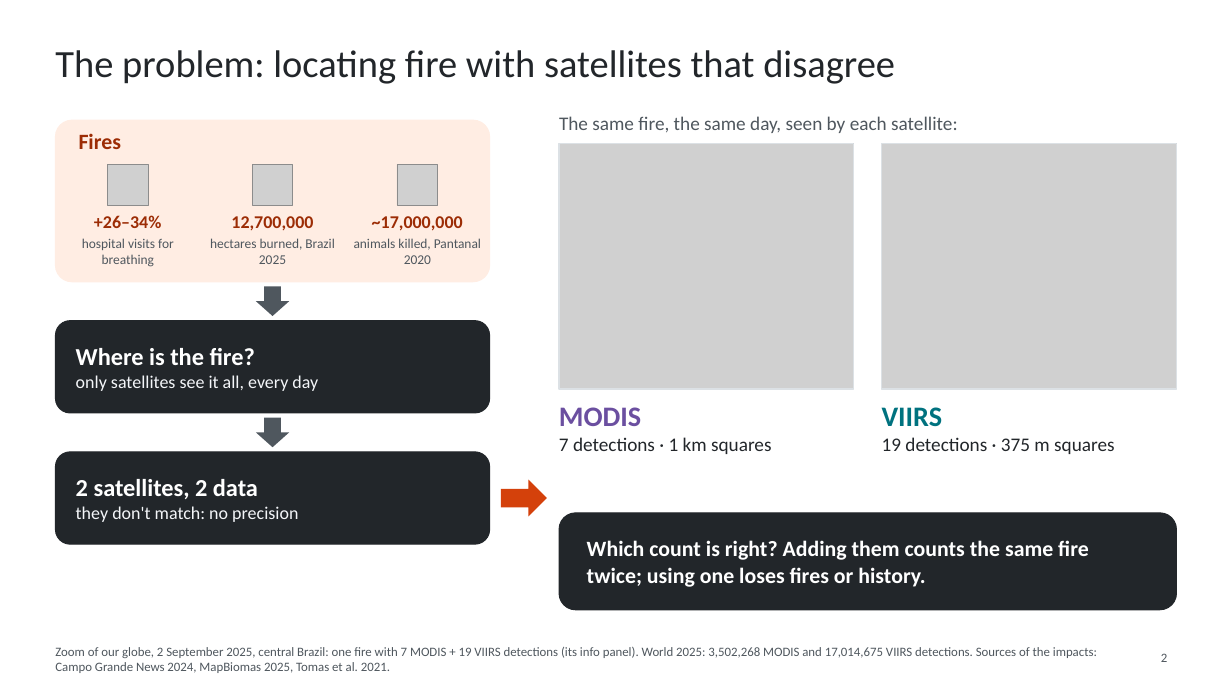
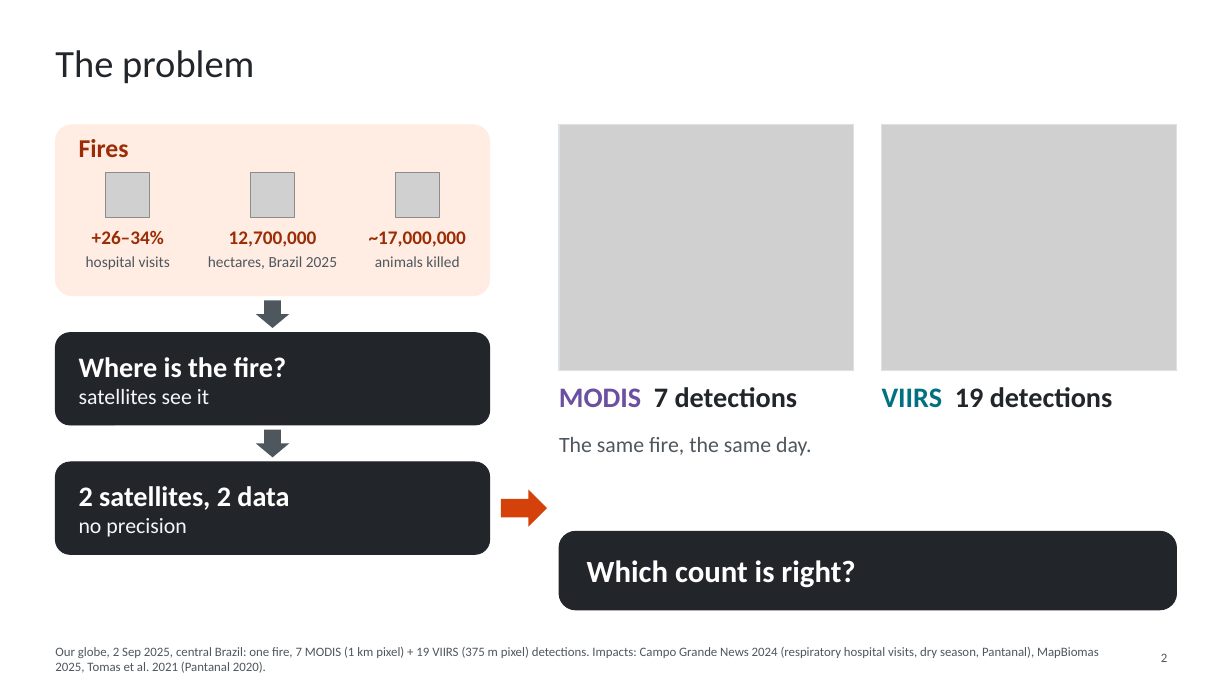
Before and after one commit to WednyFernandes/de-olho-no-fogo, a slide deck: slide 2 of public/apresentacao/de-olho-no-fogo-space-apps-2026-en.pptx. Drawn at 1232x693 pixels with LibreOffice and Linux fonts; fonts in the diff are those of the drawing; grey boxes stand for pictures. Boxes give left, top, right and bottom in pixels: in the first picture for what was removed or moved away, otherwise in the second. Text is boxed around its words. In the diff, an @@ line names an element or a change of style, - is before the commit and + after.

```diff
--- a/public/apresentacao/de-olho-no-fogo-space-apps-2026-en.pptx
+++ b/public/apresentacao/de-olho-no-fogo-space-apps-2026-en.pptx
@@ title at box(55, 50, 254, 84): text changed @@
-The problem: locating fire with satellites that disagree
+The problem
@@ rounded rectangle: place and size @@
-rounded rectangle at box(55, 120, 490, 282)
+rounded rectangle at box(55, 125, 490, 296)
@@ rounded rectangle at box(55, 125, 490, 296): proportions changed @@
@@ text "Fires" at box(79, 139, 129, 157): size 17 to 20 pt @@
@@ 2 pictures, 2 rectangles: place and size @@
-2 pictures, 2 rectangles at box(559, 143, 1177, 389)
+2 pictures, 2 rectangles at box(559, 125, 1177, 371)
@@ picture: place and size @@
-picture at box(107, 165, 148, 205)
+picture at box(105, 173, 150, 217)
@@ picture: place and size @@
-picture at box(252, 165, 293, 205)
+picture at box(250, 173, 295, 217)
@@ picture: place and size @@
-picture at box(397, 165, 438, 205)
+picture at box(396, 173, 440, 217)
@@ text "+26–34%": place and size @@
-text "+26–34%" at box(94, 215, 161, 228)
+text "+26–34%" at box(92, 230, 164, 244)
@@ text "12,700,000": place and size @@
-text "12,700,000" at box(231, 216, 313, 230)
+text "12,700,000" at box(229, 231, 317, 247)
@@ size 14 to 15 pt in 3 elements at box(92, 230, 164, 244), box(229, 231, 317, 247), box(369, 231, 466, 247) @@
@@ text "~17,000,000": place and size @@
-text "~17,000,000" at box(372, 216, 463, 231)
+text "~17,000,000" at box(369, 231, 466, 247)
@@ text at box(86, 256, 170, 270): text changed; size 10.5 to 12 pt @@
-hospital visits for breathing
+hospital visits
@@ text at box(208, 256, 337, 269): text changed; size 10.5 to 12 pt @@
-hectares burned, Brazil 2025
+hectares, Brazil 2025
@@ text at box(375, 256, 459, 267): text changed; size 10.5 to 12 pt @@
-animals killed, Pantanal 2020
+animals killed
@@ down arrow: place and size @@
-down arrow at box(256, 287, 289, 316)
+down arrow at box(256, 300, 289, 328)
@@ text at box(79, 357, 287, 377): size 19 to 22 pt in "Where is the fire?" @@
@@ text "Where is the fire?": place and size @@
-text "Where is the fire?" at box(76, 348, 318, 391)
+text "Where is the fire?" at box(79, 357, 287, 404)
@@ text at box(79, 389, 209, 404): text changed; size 14 to 17 pt @@
-only satellites see it all, every day
+satellites see it
@@ text at box(559, 387, 798, 408): text changed; size 15 to 22 pt; bold on @@
-MODIS
-7 detections · 1 km squares
+MODIS 7 detections
@@ text at box(882, 387, 1113, 408): text changed; size 15 to 22 pt; bold on @@
-VIIRS
-19 detections · 375 m squares
+VIIRS 19 detections
@@ 2 rounded rectangles, 1 right arrow, 1 down arrow: place and size @@
-2 rounded rectangles, 1 right arrow, 1 down arrow at box(55, 321, 547, 544)
+2 rounded rectangles, 1 right arrow, 1 down arrow at box(55, 333, 547, 555)
@@ text at box(559, 437, 812, 456): text changed; size 15 to 17 pt @@
-The same fire, the same day, seen by each satellite:
+The same fire, the same day.
@@ text "2 satellites, 2 data": place and size @@
-text "2 satellites, 2 data" at box(76, 479, 298, 522)
+text "2 satellites, 2 data" at box(79, 486, 289, 537)
@@ text at box(79, 486, 289, 510): size 19 to 22 pt in "2 satellites, 2 data" @@
@@ text at box(79, 518, 186, 537): text changed; size 14 to 17 pt @@
-they don't match: no precision
+no precision
@@ rounded rectangle at box(559, 531, 1177, 610): proportions changed @@
@@ rounded rectangle: place and size @@
-rounded rectangle at box(559, 513, 1177, 610)
+rounded rectangle at box(559, 531, 1177, 610)
@@ text at box(587, 560, 855, 588): text changed; size 17 to 24 pt @@
-Which count is right? Adding them counts the same fire twice; using one loses fires or history.
+Which count is right?
@@ text at box(55, 647, 1099, 673): text changed @@
-Zoom of our globe, 2 September 2025, central Brazil: one fire with 7 MODIS + 19 VIIRS detections (its info panel). World 2025: 3,502,268 MODIS and 17,014,675 VIIRS detections. Sources of the impacts: Campo Grande News 2024, MapBiomas 2025, Tomas et al. 2021.
+Our globe, 2 Sep 2025, central Brazil: one fire, 7 MODIS (1 km pixel) + 19 VIIRS (375 m pixel) detections. Impacts: Campo Grande News 2024 (respiratory hospital visits, dry season, Pantanal), MapBiomas 2025, Tomas et al. 2021 (Pantanal 2020).
```
Also in this commit, not shown: 5 other slides changed, 6 other files.
